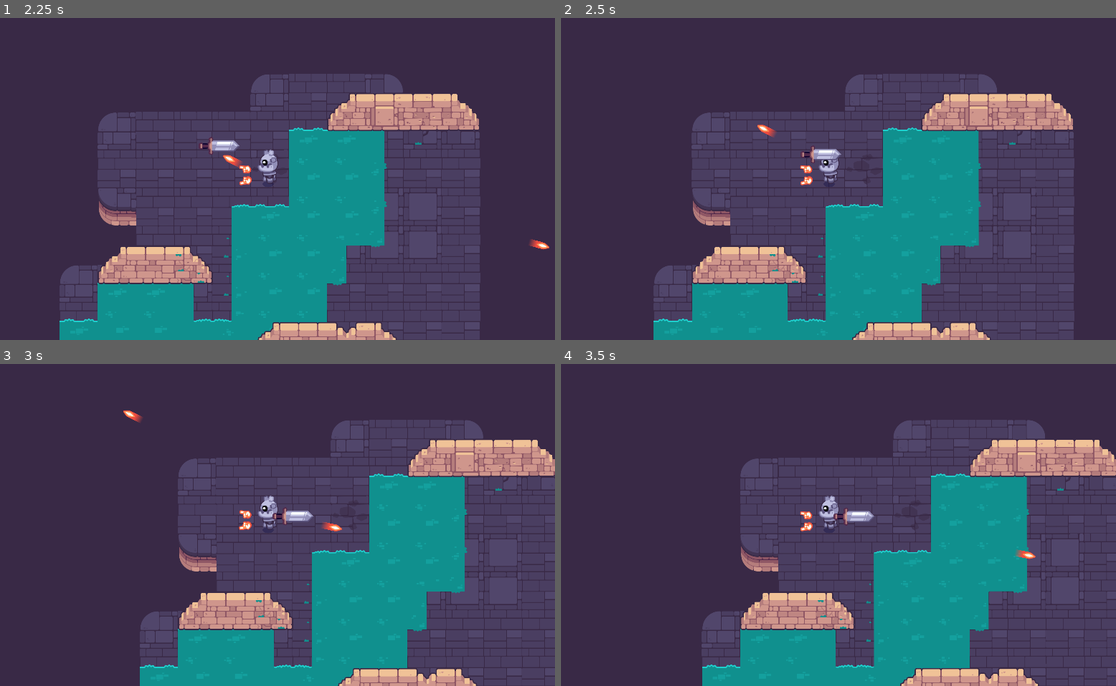
Above: before the commit, frames 1-4 (two rows, left to right).
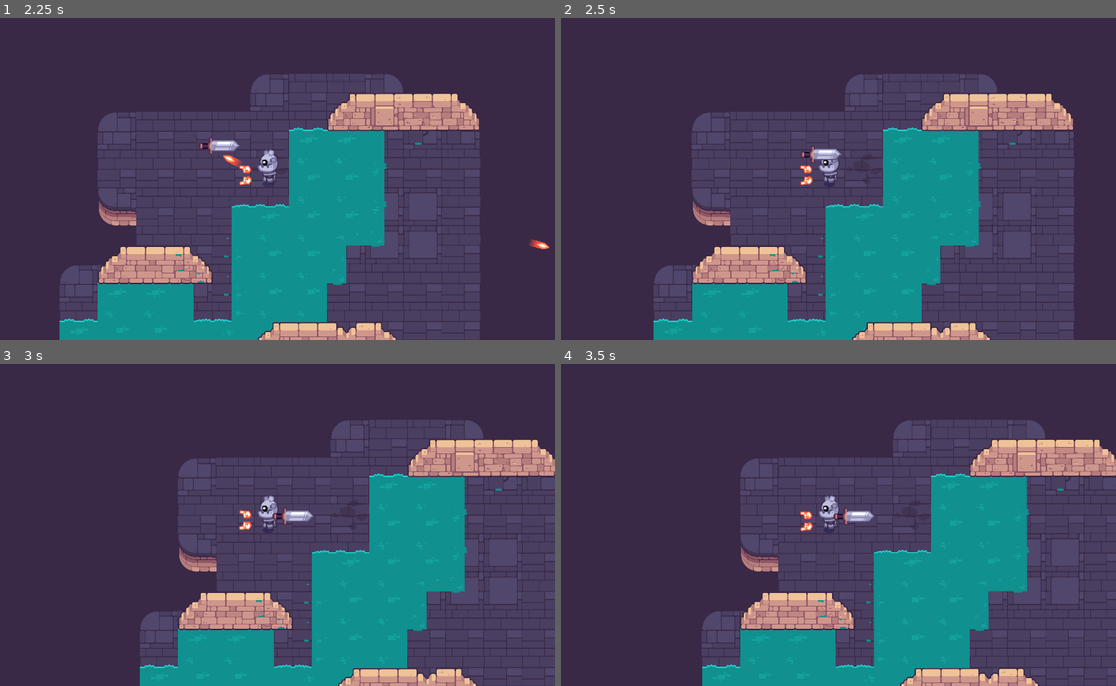
Above: after the commit, the same moments.

Repository: joszeto1/Path-of-Sorcerers-Game
Game: Godot game, scene res://test.tscn
The game is run twice, just before and just after one commit, with the same random seed, the same clock (stepped at 60 frames per second) and the same inputs.
Inputs (mouse positions are in pixels of both pictures, inside the frame that each line leads up to):
- Up to frame 1 (2.25 s): tap Enter at 0.5 s; move the mouse to (238, 243) at 0.52 s; hold W (move_up) 0.53-1.25 s; click (238, 243) at 0.6 s; tap Space at 0.77 s; drag from (438, 227) to (199, 133) at 1.27 s; move the mouse to (94, 130) at 2.02 s; hold Left (move_left) from 2.03 s (still down); click (94, 130) at 2.1 s
- Up to frame 2 (2.5 s): keep holding Left (move_left)
- Up to frame 3 (3 s): release Left (move_left) at 2.75 s; drag from (294, 525) to (94, 476) at 2.77 s
- Up to frame 4 (3.5 s): no input

Frame 1 is identical in both runs. In frame 2, less than 0.1% of the frame differs, in the area x 35-39%, y 33-38%; in frame 3, 0.1%, in the area x 22-62%, y 14-52%; in frame 4, less than 0.1%.

Commit message:
mob takes damage and dies

Diff:
--- a/M10.twin_stick_workbook/bullet.gd
+++ b/M10.twin_stick_workbook/bullet.gd
@@ -1,6 +1,7 @@
 extends Area2D
 
 @export var speed := 1000.0
+@export var damage := 1
 var _distance_traveled := 0.0
 var max_range := 10.0
 
@@ -16,3 +17,10 @@
 
 func _destroy():
 	queue_free()
+
+func _ready() -> void:
+	body_entered.connect(func(body:Node) -> void:
+		if body is Mob:
+			body.health -= damage
+			_destroy()
+	)
--- a/M10.twin_stick_workbook/mob.gd
+++ b/M10.twin_stick_workbook/mob.gd
@@ -2,11 +2,19 @@
 
 @export var max_speed := 200.0
 @export var acceleration := 800.0
+@export var health := 5: set = set_health
 
 var _player : Player = null
 
 @onready var player_range: Area2D = %PlayerRange
 
+func die():
+	queue_free()
+
+func set_health(new_health: int):
+	health = new_health
+	if health <= 0:
+		die()
 
 func _physics_process(delta: float) -> void:
 	if _player == null:
